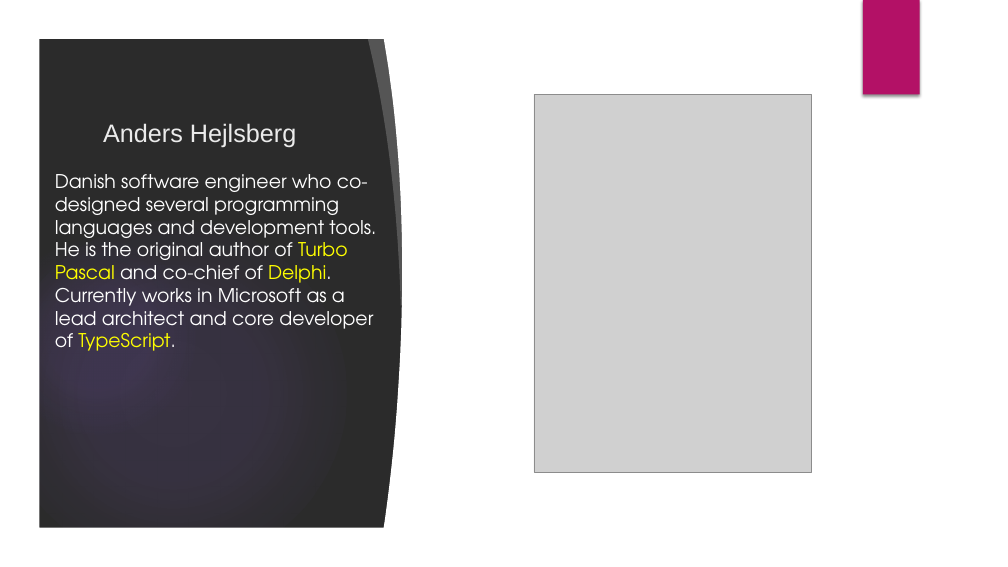
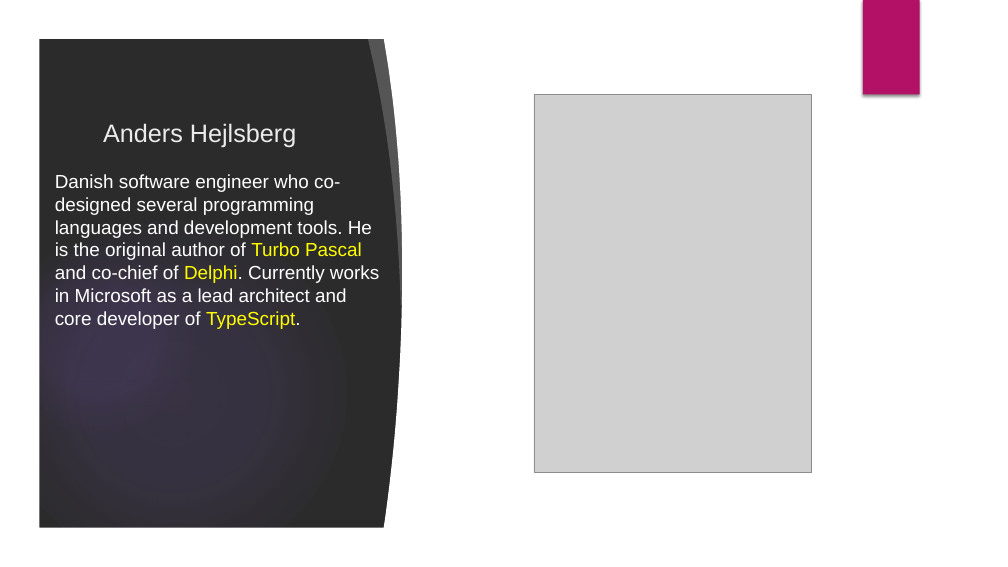
Before and after one commit to velizar92/CSharp-Programming-Presentations, a slide deck: slide 3 of C# Basics.pptx. Drawn at 1008x567 pixels with LibreOffice and Linux fonts; fonts in the diff are those of the drawing; grey boxes stand for pictures; background and template pictures are left out; a plain dark background stands for a picture behind light text. Boxes give left, top, right and bottom in pixels: in the first picture for what was removed or moved away, otherwise in the second. Text is boxed around its words. In the diff, an @@ line names an element or a change of style, - is before the commit and + after.

```diff
--- a/C# Basics.pptx
+++ b/C# Basics.pptx
@@ text "Danish software engineer who co-designed ..." at (x1=55, y1=174, x2=379, y2=329): font TeX Gyre Adventor to Arial @@
```
Also in this commit, not shown: 3 other slides changed, 6 slides added.
